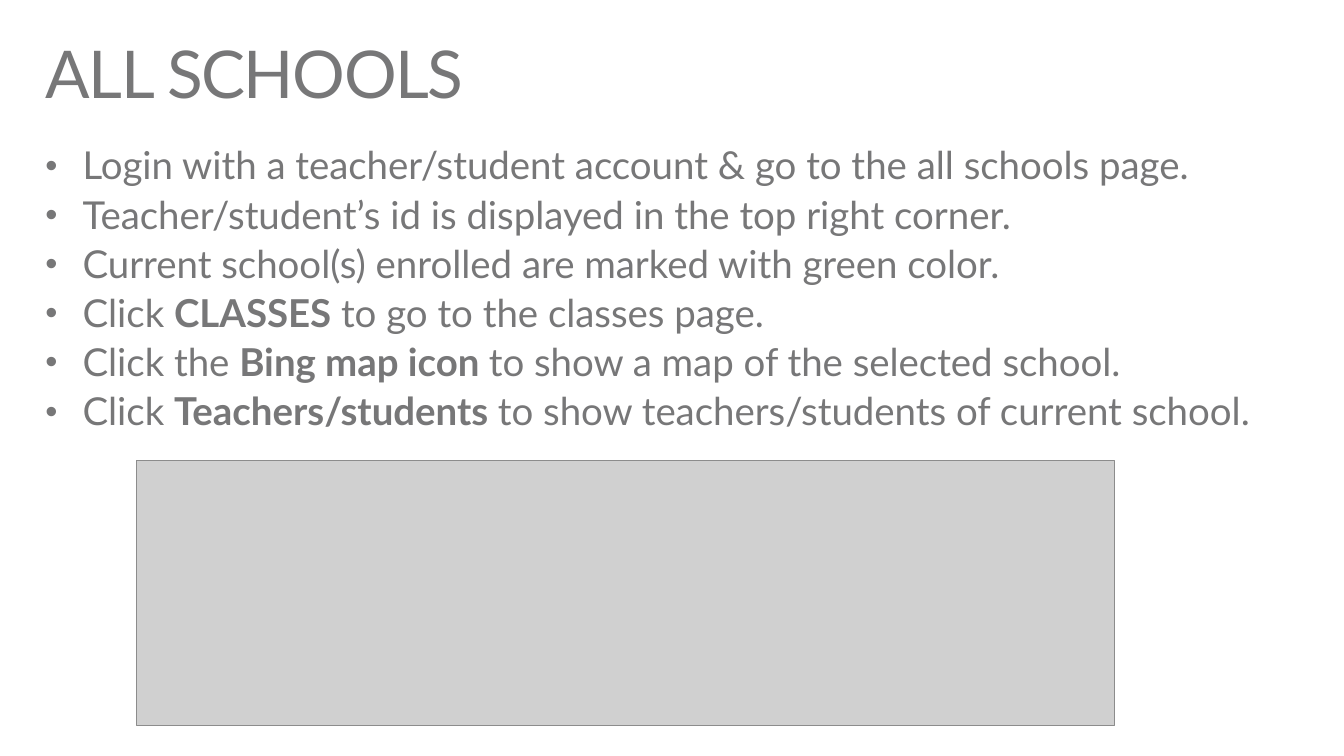
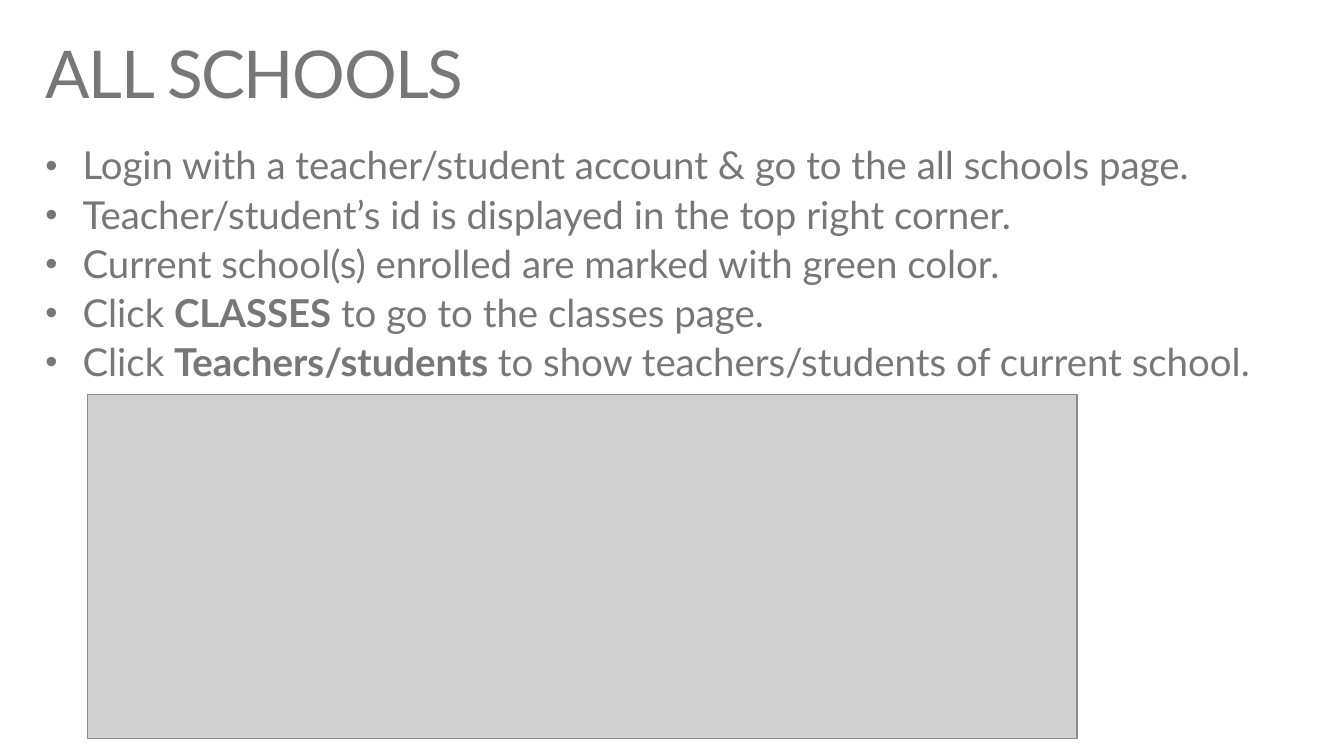
Before and after one commit to TylerLu/EDUGraphAPI-Angular, a slide deck: slide 34 of EDU GRAPH-API Demo Script.pptx (slide 33 before the commit). Drawn at 1344x756 pixels with LibreOffice and Linux fonts; fonts in the diff are those of the drawing; grey boxes stand for pictures. Boxes give left, top, right and bottom in pixels: in the first picture for what was removed or moved away, otherwise in the second. Text is boxed around its words. In the diff, an @@ line names an element or a change of style, - is before the commit and + after.

```diff
--- a/EDU GRAPH-API Demo Script.pptx
+++ b/EDU GRAPH-API Demo Script.pptx
@@ text at [83,347,1121,383]: paragraph removed @@
-• Click the Bing map icon to show a map of the selected school.
@@ picture: place and size @@
-picture at [136,461,1114,726]
+picture at [87,394,1077,738]
```
Also in this commit, not shown: 1 other slide changed, 9 slides added.
